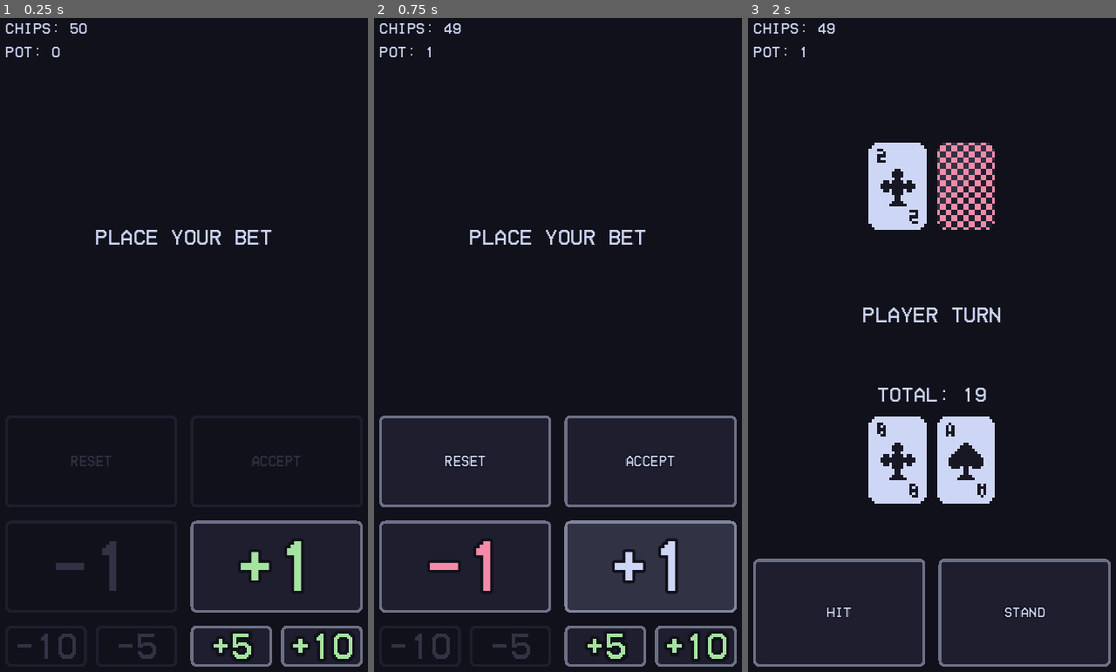
Above: before the commit, frames 1-3 (left to right).
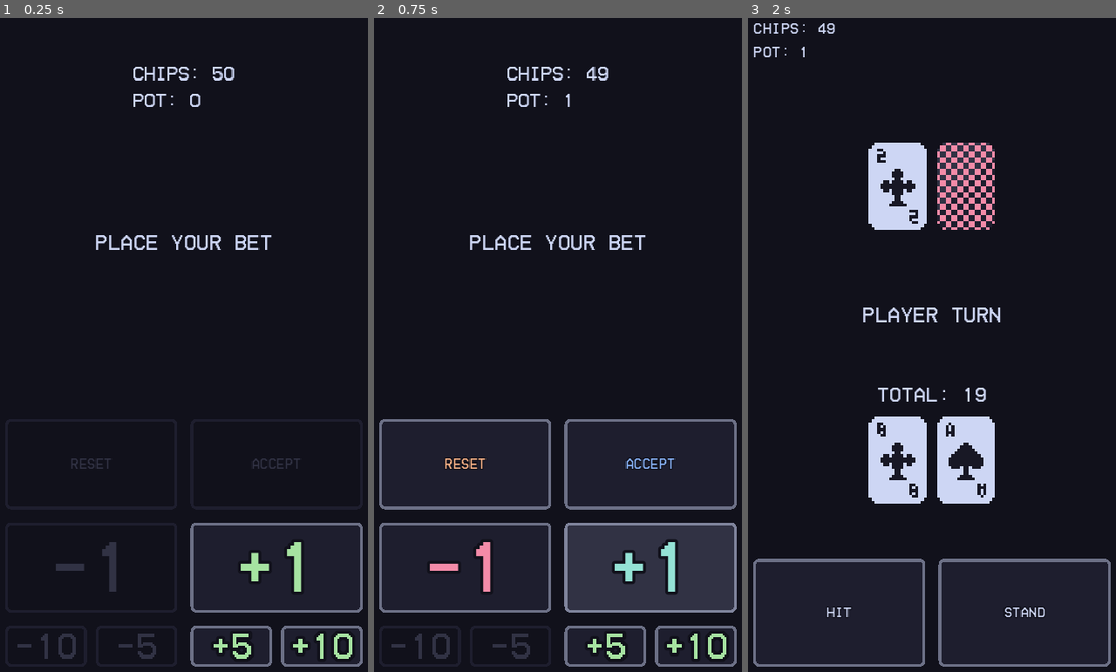
Above: after the commit, the same moments.

Repository: Virkkunen/twentyone
Game: Godot game, scene res://scenes/BettingScene.tscn
Two runs of this game, one before a commit and one after it. Both use one fixed random seed, a clock stepped at 60 frames per second and the inputs below.
Inputs:
- Up to frame 1 (0.25 s): no input
- Up to frame 2 (0.75 s): click "+1" at 0.5 s
- Up to frame 3 (2 s): click "Accept" at 1.25 s

The runs differ from the first frame. In frame 1, 1.7% of the frame differs, in the area x 1-99%, y 0-88%; in frame 2, 3.9%, in the area x 1-99%, y 0-89%; in frame 3, nothing differs.

Commit message:
bet ui changes

Diff:
--- a/scenes/BettingScene.tscn
+++ b/scenes/BettingScene.tscn
@@ -34,29 +34,29 @@
 [node name="VBoxContainer" type="VBoxContainer" parent="Screen/Control/MarginContainer"]
 layout_mode = 2
 
+[node name="Spacer" type="Panel" parent="Screen/Control/MarginContainer/VBoxContainer"]
+custom_minimum_size = Vector2(0, 96)
+layout_mode = 2
+size_flags_vertical = 4
+
 [node name="ChipsAndPot" type="VBoxContainer" parent="Screen/Control/MarginContainer/VBoxContainer"]
 z_index = 2
 custom_minimum_size = Vector2(0, 102)
 layout_mode = 2
-size_flags_horizontal = 0
-size_flags_vertical = 4
+size_flags_horizontal = 4
+alignment = 1
 
 [node name="Chips" type="Label" parent="Screen/Control/MarginContainer/VBoxContainer/ChipsAndPot"]
 layout_mode = 2
 theme = ExtResource("1_se6to")
-theme_override_font_sizes/font_size = 42
+theme_override_font_sizes/font_size = 52
 text = "Chips: 50"
 
 [node name="Pot" type="Label" parent="Screen/Control/MarginContainer/VBoxContainer/ChipsAndPot"]
 layout_mode = 2
 theme = ExtResource("1_se6to")
-theme_override_font_sizes/font_size = 42
+theme_override_font_sizes/font_size = 52
 text = "Pot: 0"
-
-[node name="Spacer" type="Panel" parent="Screen/Control/MarginContainer/VBoxContainer"]
-custom_minimum_size = Vector2(0, 96)
-layout_mode = 2
-size_flags_vertical = 4
 
 [node name="Center" type="MarginContainer" parent="Screen/Control/MarginContainer/VBoxContainer"]
 z_index = 3
@@ -90,6 +90,8 @@
 size_flags_horizontal = 3
 size_flags_vertical = 3
 theme = ExtResource("1_se6to")
+theme_override_colors/font_hover_color = Color(0.976471, 0.886275, 0.686275, 1)
+theme_override_colors/font_color = Color(0.980392, 0.701961, 0.529412, 1)
 disabled = true
 text = "Reset
 "
@@ -100,6 +102,8 @@
 size_flags_horizontal = 3
 size_flags_vertical = 3
 theme = ExtResource("1_se6to")
+theme_override_colors/font_hover_color = Color(0.705882, 0.745098, 0.996078, 1)
+theme_override_colors/font_color = Color(0.537255, 0.705882, 0.980392, 1)
 disabled = true
 text = "Accept
 "
@@ -110,6 +114,7 @@
 size_flags_horizontal = 3
 size_flags_vertical = 3
 theme = ExtResource("1_se6to")
+theme_override_colors/font_hover_color = Color(0.921569, 0.627451, 0.67451, 1)
 theme_override_colors/font_color = Color(0.952941, 0.545098, 0.658824, 1)
 theme_override_constants/outline_size = 32
 theme_override_font_sizes/font_size = 196
@@ -122,6 +127,7 @@
 size_flags_horizontal = 3
 size_flags_vertical = 3
 theme = ExtResource("1_se6to")
+theme_override_colors/font_hover_color = Color(0.580392, 0.886275, 0.835294, 1)
 theme_override_colors/font_color = Color(0.65098, 0.890196, 0.631373, 1)
 theme_override_constants/outline_size = 32
 theme_override_font_sizes/font_size = 196
@@ -137,6 +143,7 @@
 size_flags_horizontal = 3
 size_flags_vertical = 3
 theme = ExtResource("1_se6to")
+theme_override_colors/font_hover_color = Color(0.921569, 0.627451, 0.67451, 1)
 theme_override_colors/font_color = Color(0.952941, 0.545098, 0.658824, 1)
 theme_override_constants/outline_size = 32
 theme_override_font_sizes/font_size = 98
@@ -149,6 +156,7 @@
 size_flags_horizontal = 3
 size_flags_vertical = 3
 theme = ExtResource("1_se6to")
+theme_override_colors/font_hover_color = Color(0.921569, 0.627451, 0.67451, 1)
 theme_override_colors/font_color = Color(0.952941, 0.545098, 0.658824, 1)
 theme_override_constants/outline_size = 32
 theme_override_font_sizes/font_size = 98
@@ -165,6 +173,7 @@
 size_flags_horizontal = 3
 size_flags_vertical = 3
 theme = ExtResource("1_se6to")
+theme_override_colors/font_hover_color = Color(0.580392, 0.886275, 0.835294, 1)
 theme_override_colors/font_color = Color(0.65098, 0.890196, 0.631373, 1)
 theme_override_constants/outline_size = 32
 theme_override_font_sizes/font_size = 98
@@ -176,6 +185,7 @@
 size_flags_horizontal = 3
 size_flags_vertical = 3
 theme = ExtResource("1_se6to")
+theme_override_colors/font_hover_color = Color(0.580392, 0.886275, 0.835294, 1)
 theme_override_colors/font_color = Color(0.65098, 0.890196, 0.631373, 1)
 theme_override_constants/outline_size = 32
 theme_override_font_sizes/font_size = 98
